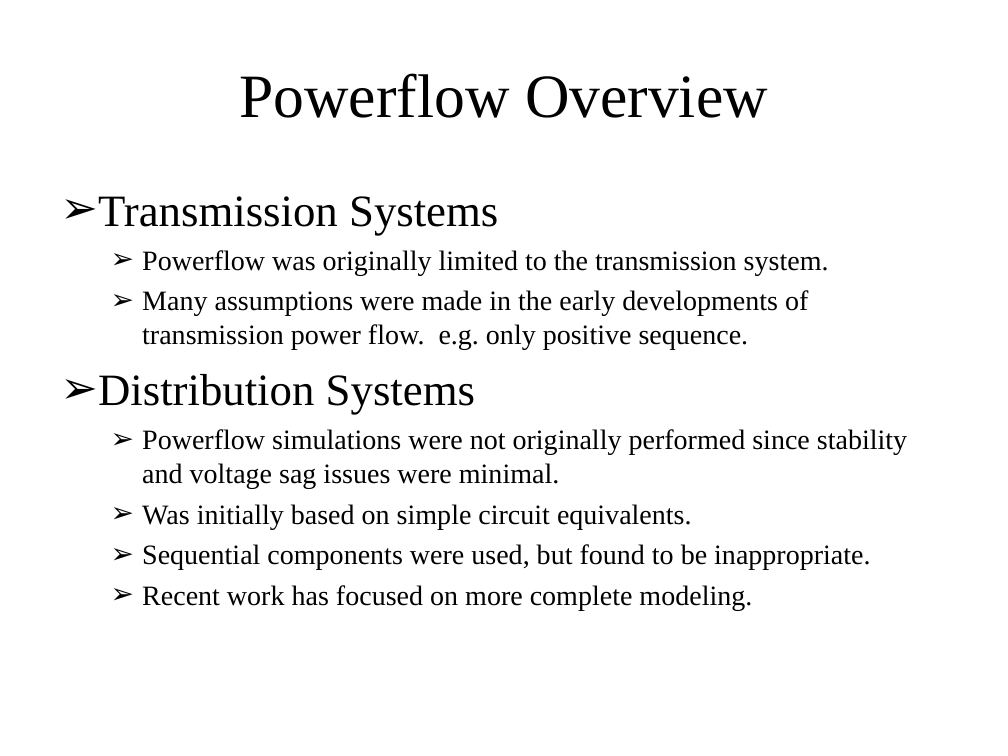
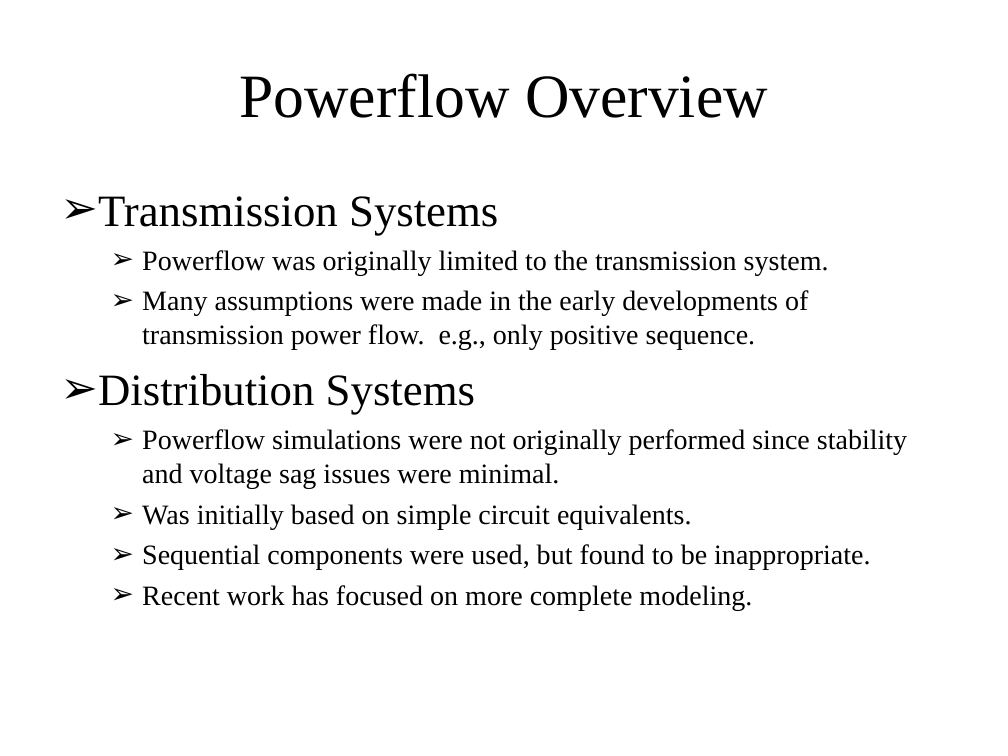
Before and after one commit to gridlab-d/course, a slide deck: slide 3 of ThreeDayCourse_v22/Day1/4.1 - Powerflow Module.ppt. Drawn at 1008x756 pixels with LibreOffice and Linux fonts; fonts in the diff are those of the drawing. Boxes give left, top, right and bottom in pixels: in the first picture for what was removed or moved away, otherwise in the second. Text is boxed around its words. In the diff, an @@ line names an element or a change of style, - is before the commit and + after.

```diff
--- a/ThreeDayCourse_v22/Day1/4.1 - Powerflow Module.ppt
+++ b/ThreeDayCourse_v22/Day1/4.1 - Powerflow Module.ppt
@@ text at (142,290,808,349): text changed @@
-  ➢ Many assumptions were made in the early developments of transmission power flow. e.g. only positive sequence.
+  ➢ Many assumptions were made in the early developments of transmission power flow. e.g., only positive sequence.
```
Also in this commit, not shown: 9 other slides changed, 1 other file.
